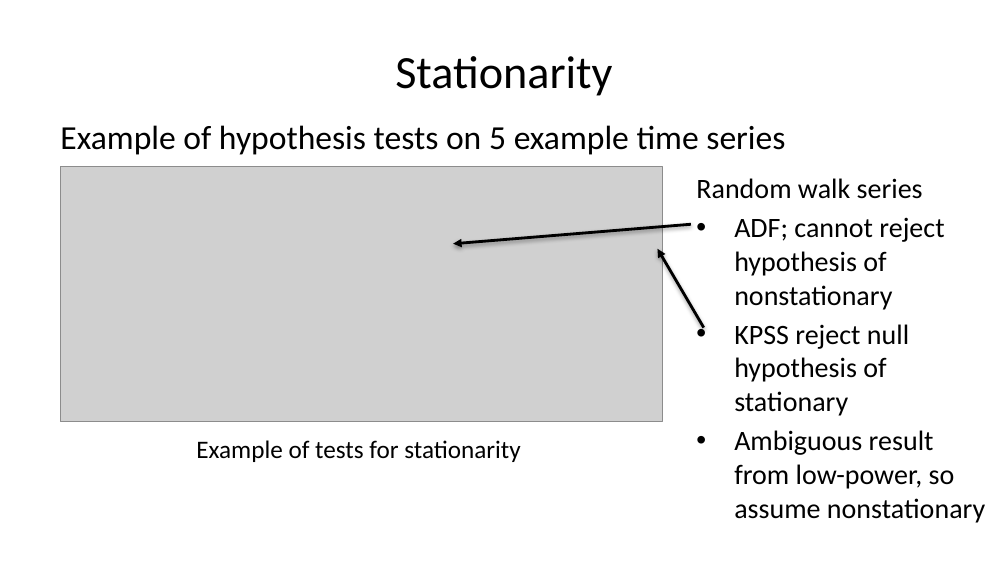
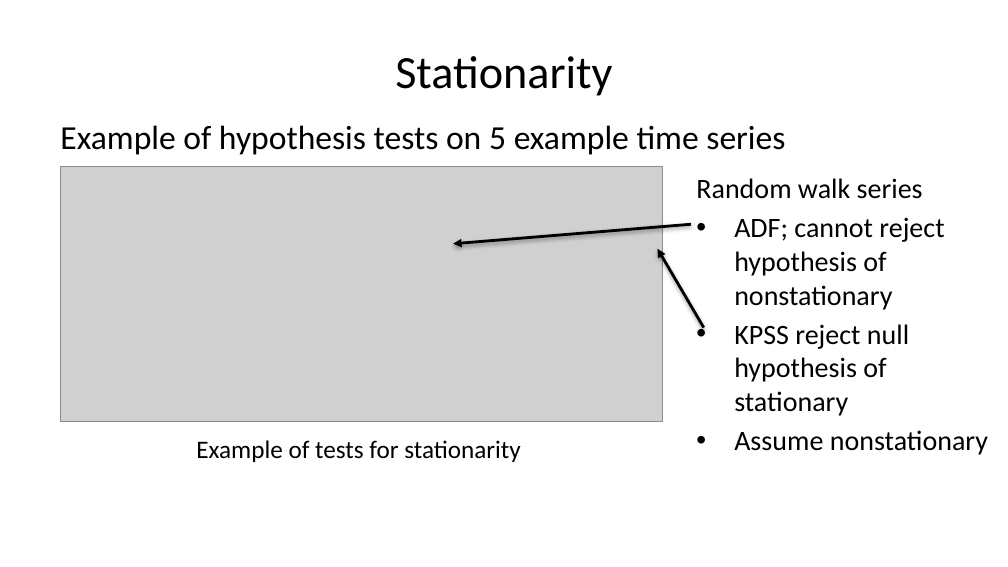
Before and after one commit to StephenElston/CSCI-E-83, a slide deck: slide 69 of LectureSlides/11_PropertiesOfTimeSeries.pptx (slide 68 before the commit). Drawn at 1008x567 pixels with LibreOffice and Linux fonts; fonts in the diff are those of the drawing; grey boxes stand for pictures. Boxes give left, top, right and bottom in pixels: in the first picture for what was removed or moved away, otherwise in the second. Text is boxed around its words. In the diff, an @@ line names an element or a change of style, - is before the commit and + after.

```diff
--- a/LectureSlides/11_PropertiesOfTimeSeries.pptx
+++ b/LectureSlides/11_PropertiesOfTimeSeries.pptx
@@ text at (734,430,988,455): text changed @@
-• Ambiguous result from low-power, so assume nonstationary
+• Assume nonstationary
```
Also in this commit, not shown: 12 other slides changed, 2 slides added.
